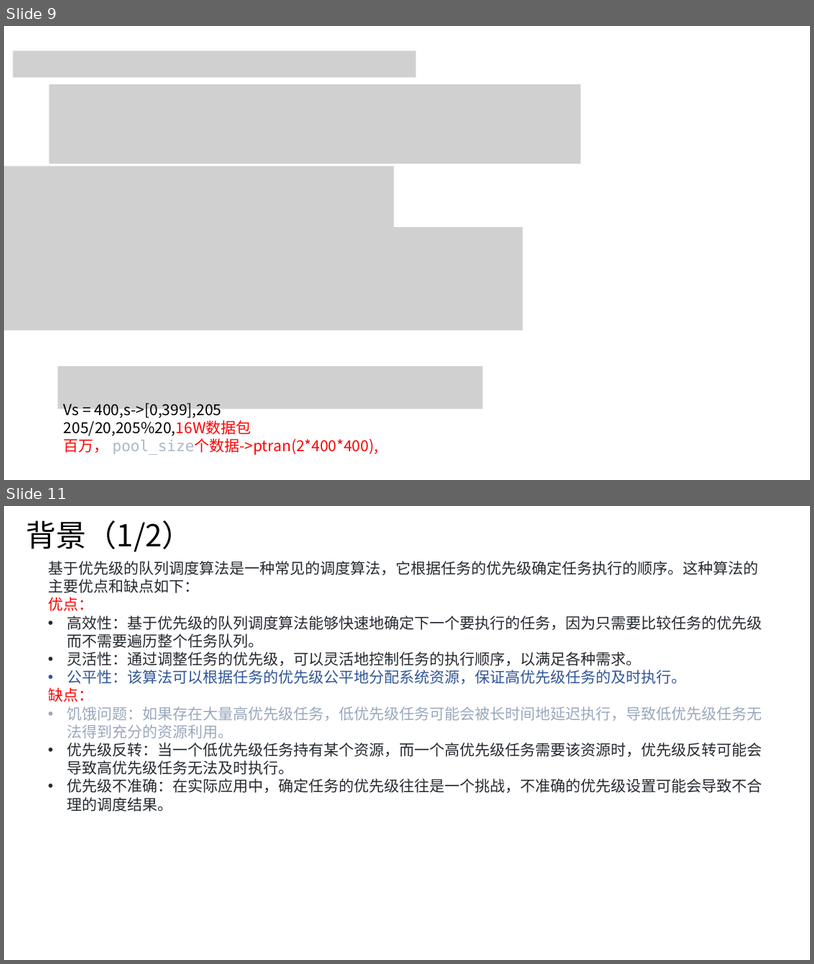
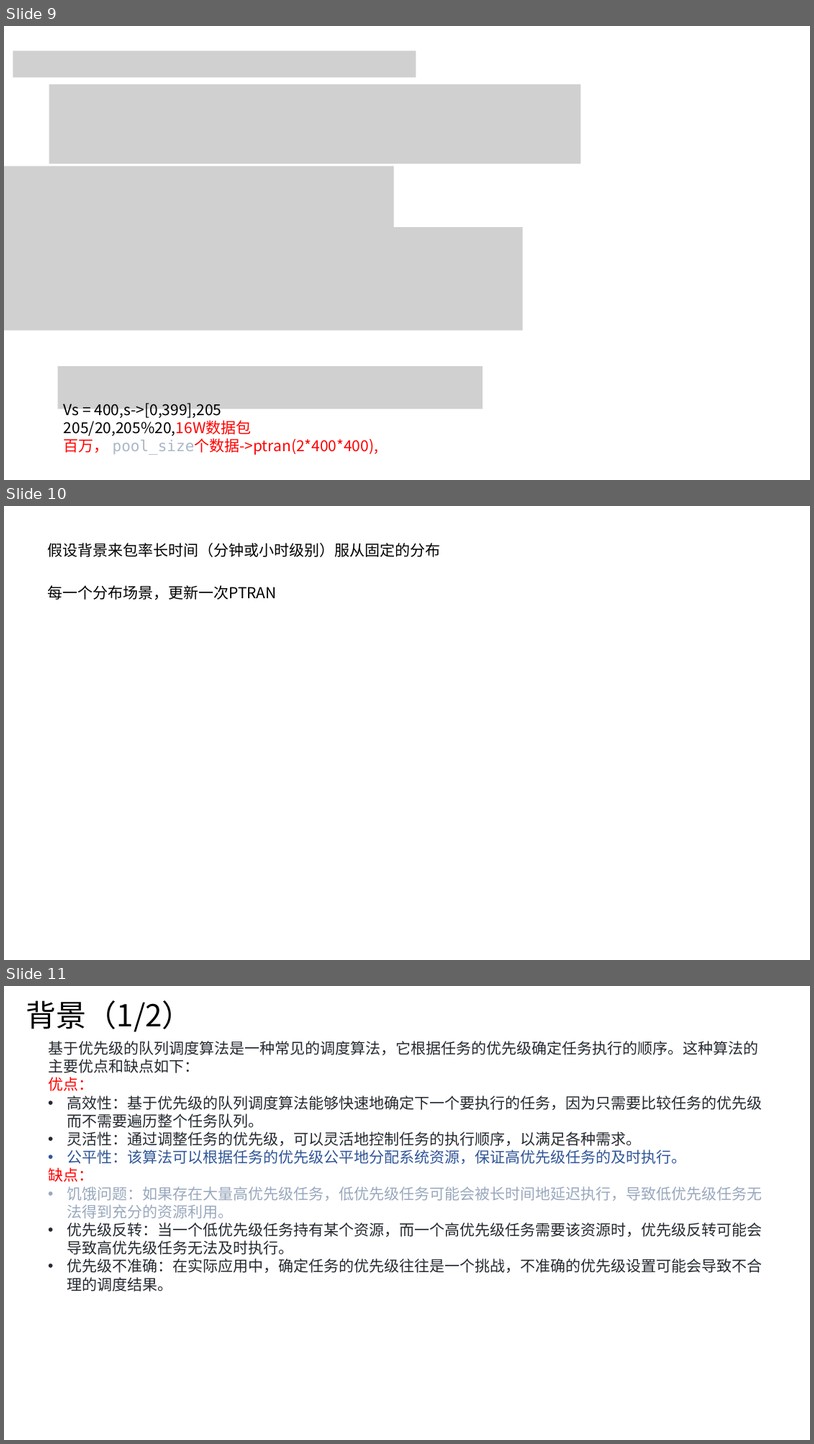
Before and after one commit to JinPeng-Zhang/RMAB, a slide deck: PPT/ECN-WI - 副本.pptx. Shown one above the other, each under a label of ours: slides 9 and 11 before the commit, slides 9, 10 and 11 after it; the slides between them are not shown. The pictures are 814x964 and 814x1444 pixels, drawn with LibreOffice and Linux fonts; fonts in the diff are those of the drawing; grey boxes stand for pictures. Boxes give left, top, right and bottom in pixels: in the first picture for what was removed or moved away, otherwise in the second. Text is boxed around its words. In the diff, an @@ line names an element or a change of style, - is before the commit and + after.

```diff
--- a/PPT/ECN-WI - 副本.pptx
+++ b/PPT/ECN-WI - 副本.pptx
@@ slide 10 added at (4, 506, 810, 960), background #FFFFFF @@
@@ text added at (48, 543, 441, 557), 18 pt, text #000000 @@
+假设背景来包率长时间（分钟或小时级别）服从固定的分布
@@ text added at (47, 585, 276, 600), 18 pt, text #000000 @@
+每一个分布场景，更新一次PTRAN
```
Also in this commit, not shown: 5 slides changed, 3 other slides added, 1 slide removed, 8 other files.
